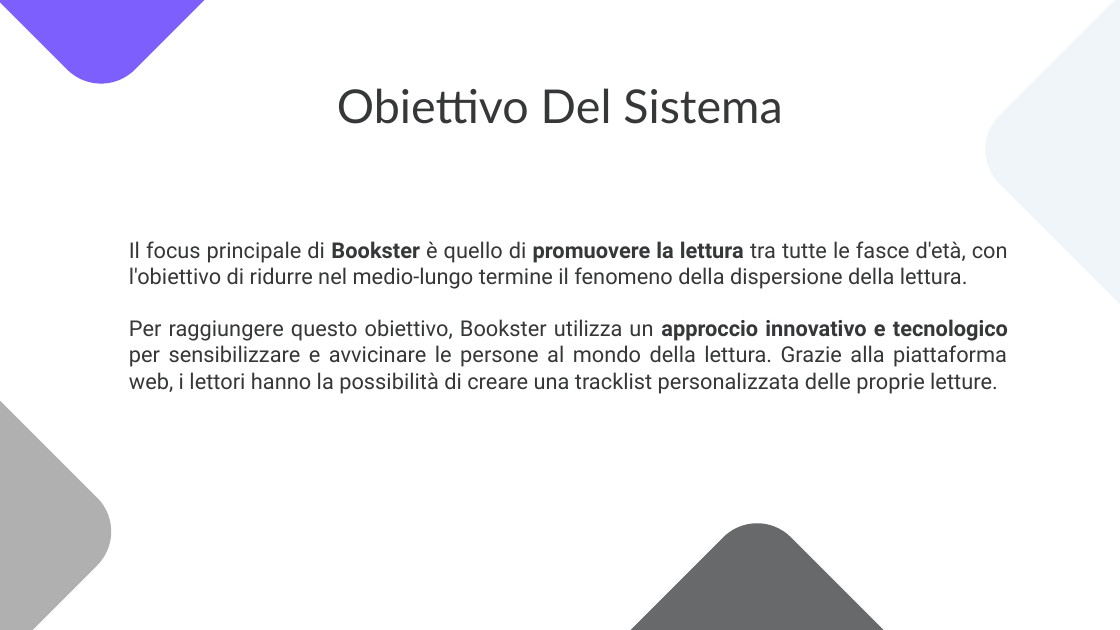
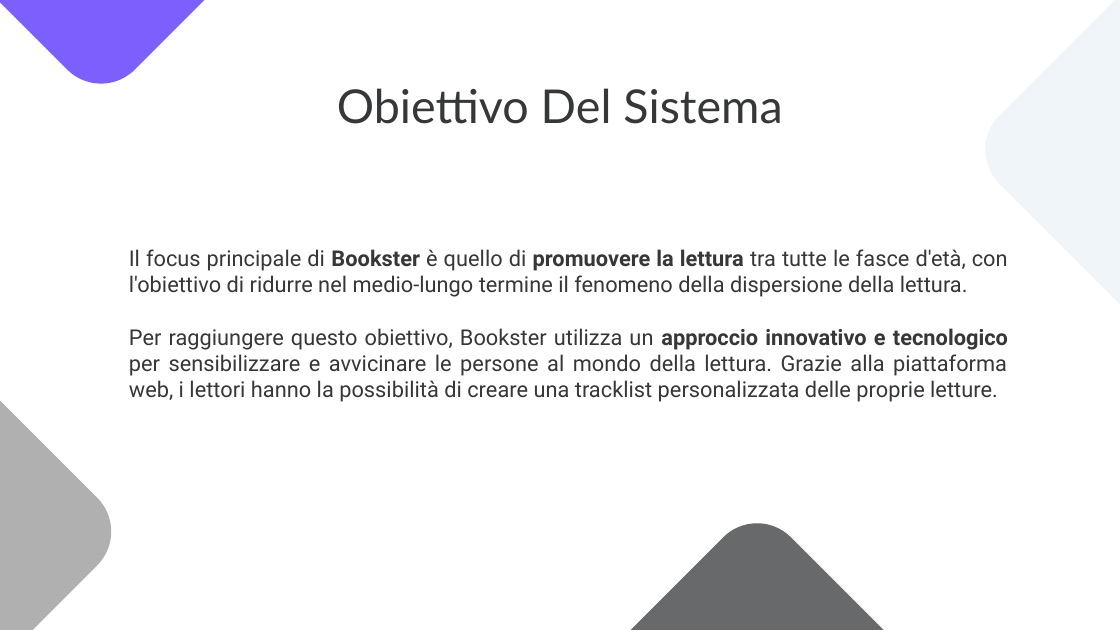
Before and after one commit to notjuary/Bookster_Classe03, a slide deck: slide 3 of DOC/Presentazione.pptx. Drawn at 1120x630 pixels with LibreOffice and Linux fonts; fonts in the diff are those of the drawing. Boxes give left, top, right and bottom in pixels: in the first picture for what was removed or moved away, otherwise in the second. Text is boxed around its words. In the diff, an @@ line names an element or a change of style, - is before the commit and + after.

```diff
--- a/DOC/Presentazione.pptx
+++ b/DOC/Presentazione.pptx
@@ subtitle "Il focus principale di Bookster ...": place and size @@
-subtitle "Il focus principale di Bookster ..." at [129, 241, 1008, 394]
+subtitle "Il focus principale di Bookster ..." at [129, 249, 1008, 402]
```
Also in this commit, not shown: 6 other slides changed, 66 slides added.
